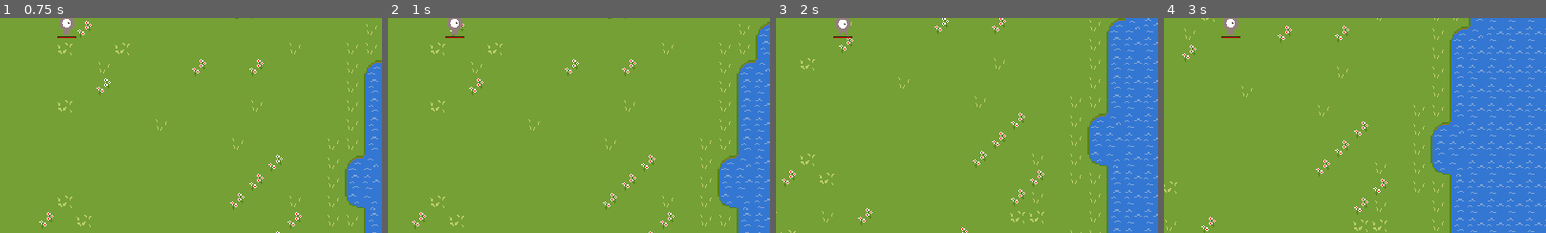
Above: before the commit, frames 1-4 (left to right).
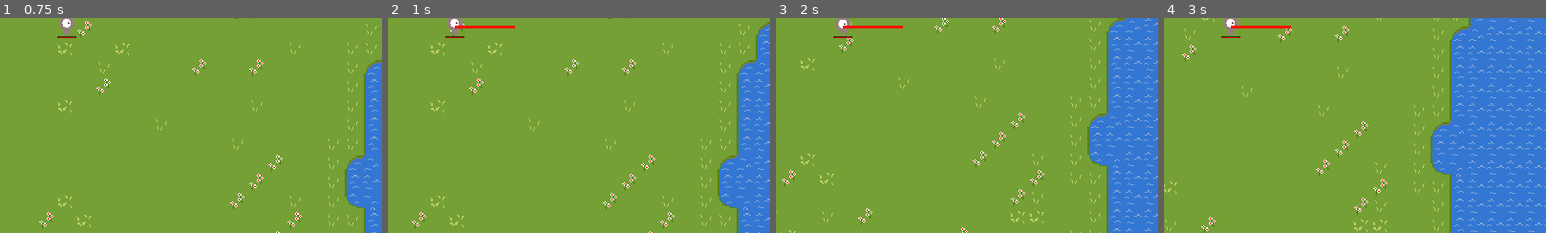
Above: after the commit, the same moments.

Repository: lyquid/ParkingSurvivors
Game: Godot game, scene res://Main.tscn
Two runs of this game, one before a commit and one after it. Both use one fixed random seed, a clock stepped at 60 frames per second and the inputs below.
Inputs:
- Up to frame 1 (0.75 s): tap Enter at 0.5 s; hold D (move_right) from 0.53 s (still down)
- Up to frame 2 (1 s): keep holding D (move_right)
- Up to frame 3 (2 s): release D (move_right) at 1.28 s; hold S (move_down) from 1.28 s (still down)
- Up to frame 4 (3 s): release S (move_down) at 2.03 s; hold D (move_right) 2.03-2.78 s; hold W (move_up) from 2.78 s (still down)
The pictures show only the part of the screen within x 41-91%, y 48-98%; the shares and areas given below are measured in that part.

Frame 1 is identical in both runs. In frame 2, 0.2% of the frame differs, in the area x 17-34%, y 3-5%; in frame 3, 0.2%; in frame 4, 0.2%.

Commit message:
Player attack placeholder

Diff:
--- a/characters/player/Player.gd
+++ b/characters/player/Player.gd
@@ -20,6 +20,7 @@
 	healthbar_length = $HealthBar/Inside.rect_size.x
 	$AttackArea/CollisionShape2D.shape.extents.x = attack_length
 	$AttackArea.set_transform(Transform2D(0.0, Vector2($AttackArea/CollisionShape2D.shape.extents.x, 0.0)))
+	$Weapon.set_size(Vector2(attack_length * 2.0, 5.0))
 	update_healthbar()
 
 
@@ -77,16 +78,17 @@
 #				$Area2D.set_transform(Transform2D(0.0, Vector2(-$Area2D/CollisionShape2D.shape.extents.x, 0.0)))
 #			else:
 #				$Area2D.set_transform(Transform2D(0.0, Vector2($Area2D/CollisionShape2D.shape.extents.x, 0.0)))
-	#$ColorRect.visible = true
-	#$AttackFlashTimer.start()
+	$Weapon/ShowTimer.start()
+	if facing_left:
+		$Weapon.set_position(Vector2(-$Weapon.get_rect().size.x, 0.0))
+	else:
+		$Weapon.set_position(Vector2.ZERO)
+	$Weapon.visible = true
+
 
 func _on_Timer_timeout():
 	attack()
 
 
-#func _on_AttackFlashTimer_timeout
-
-
-#func _on_AttackFlashTimer_timeout():
-	#$AttackFlashTimer.stop()
-	#$ColorRect.visible = false
+func _on_ShowTimer_timeout():
+	$Weapon.visible = false
--- a/characters/player/Player.tscn
+++ b/characters/player/Player.tscn
@@ -47,7 +47,6 @@
 margin_bottom = 21.0
 
 [node name="AttackTimer" type="Timer" parent="."]
-wait_time = 0.75
 autostart = true
 
 [node name="AttackArea" type="Area2D" parent="."]
@@ -56,4 +55,15 @@
 [node name="CollisionShape2D" type="CollisionShape2D" parent="AttackArea"]
 shape = SubResource( 3 )
 
+[node name="Weapon" type="ColorRect" parent="."]
+visible = false
+margin_right = 40.0
+margin_bottom = 6.0
+color = Color( 0.960784, 0.0784314, 0.0352941, 1 )
+
+[node name="ShowTimer" type="Timer" parent="Weapon"]
+wait_time = 0.2
+one_shot = true
+
 [connection signal="timeout" from="AttackTimer" to="." method="_on_Timer_timeout"]
+[connection signal="timeout" from="Weapon/ShowTimer" to="." method="_on_ShowTimer_timeout"]
